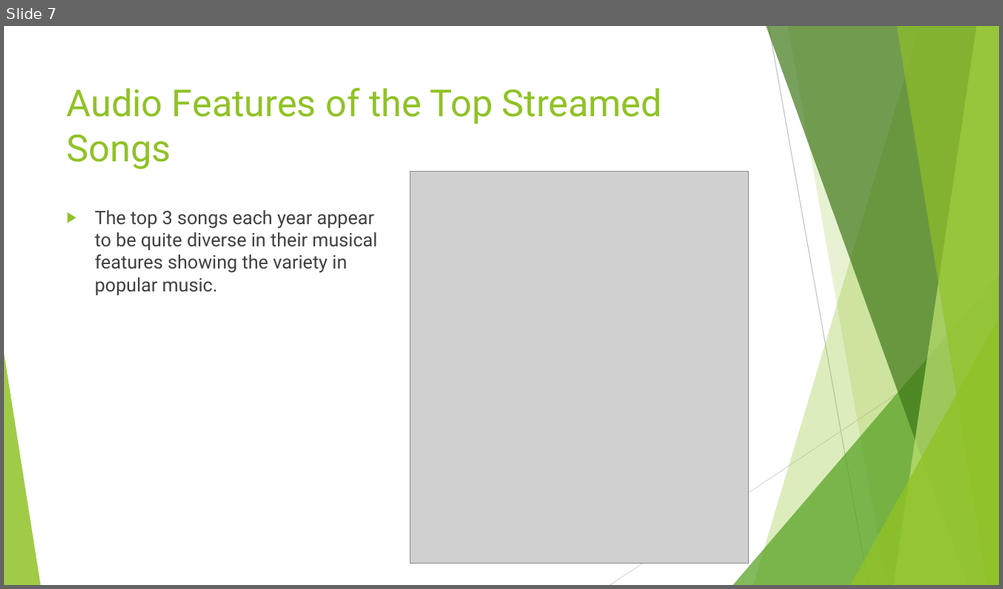
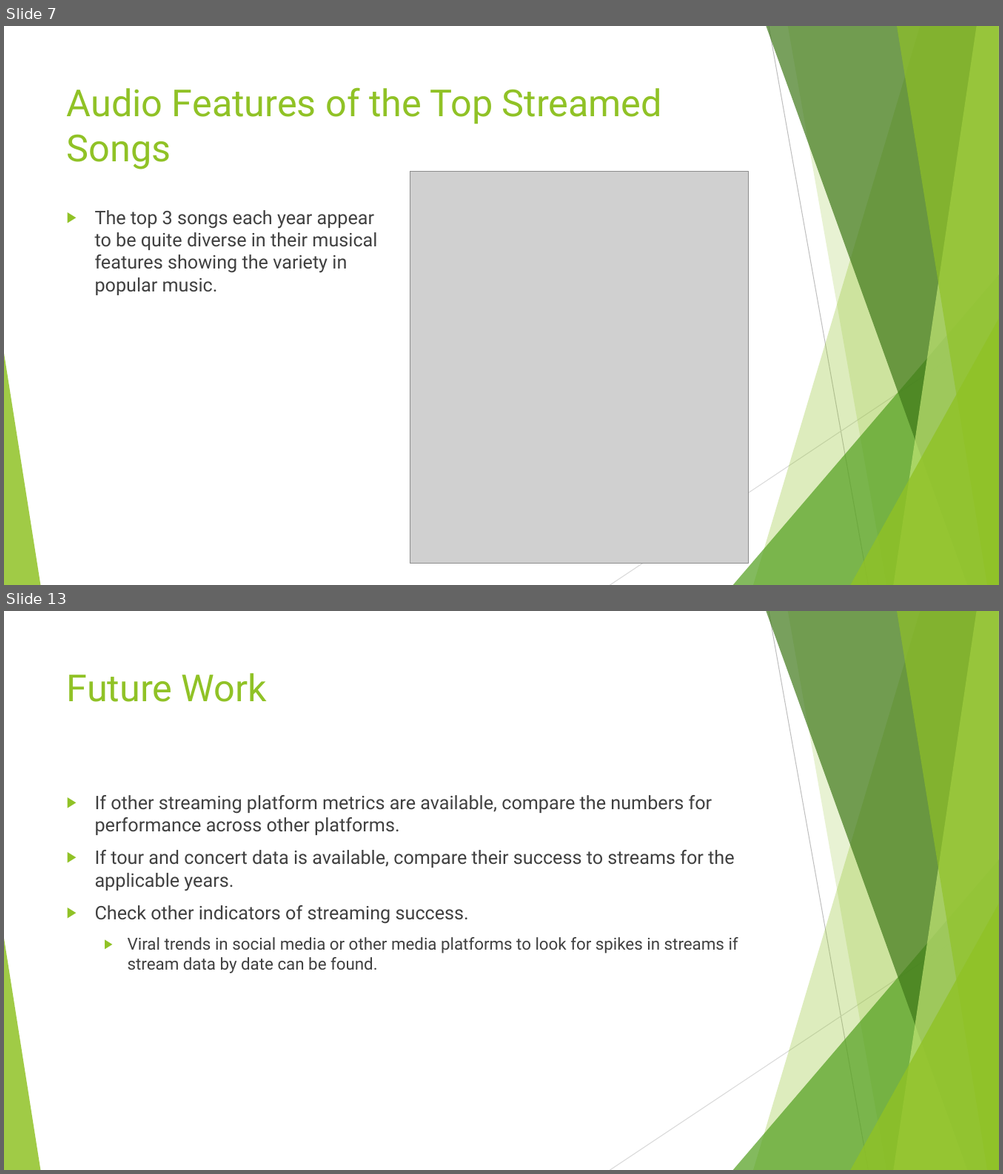
Before and after one commit to ryoka23/R-Project, a slide deck: Spotify Data Presentation.pptx. Shown one above the other, each under a label of ours: slide 7 before the commit, slides 7 and 13 after it; the slides between them are not shown. The pictures are 1003x589 and 1003x1174 pixels, drawn with LibreOffice and Linux fonts; fonts in the diff are those of the drawing; grey boxes stand for pictures. Boxes give left, top, right and bottom in pixels: in the first picture for what was removed or moved away, otherwise in the second. Text is boxed around its words. In the diff, an @@ line names an element or a change of style, - is before the commit and + after.

```diff
--- a/Spotify Data Presentation.pptx
+++ b/Spotify Data Presentation.pptx
@@ slide 13 added at (4, 611, 999, 1170), background #FFFFFF; not listed: 10 template elements that a slide beside it also shows @@
@@ title added at (67, 673, 267, 702), 36 pt, text #90C226 @@
+Future Work
@@ text added at (95, 795, 738, 974), 18 pt, text #404040 @@
+▶ If other streaming platform metrics are available, compare the numbers for performance across other platforms.
+▶ If tour and concert data is available, compare their success to streams for the applicable years.
+▶ Check other indicators of streaming success.
+  ▶ Viral trends in social media or other media platforms to look for spikes in streams if stream data by date can be found.
```
Also in this commit, not shown: 3 slides changed, 5 other slides added, 1 slide removed, 3 other files.
